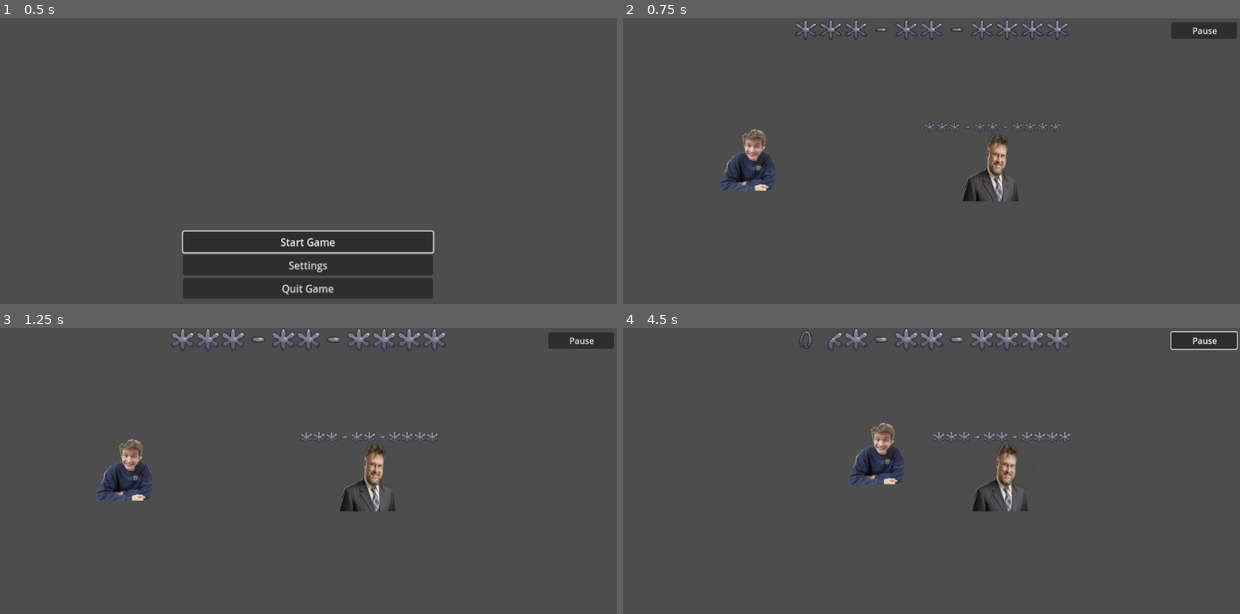
Above: before the commit, frames 1-4 (two rows, left to right).
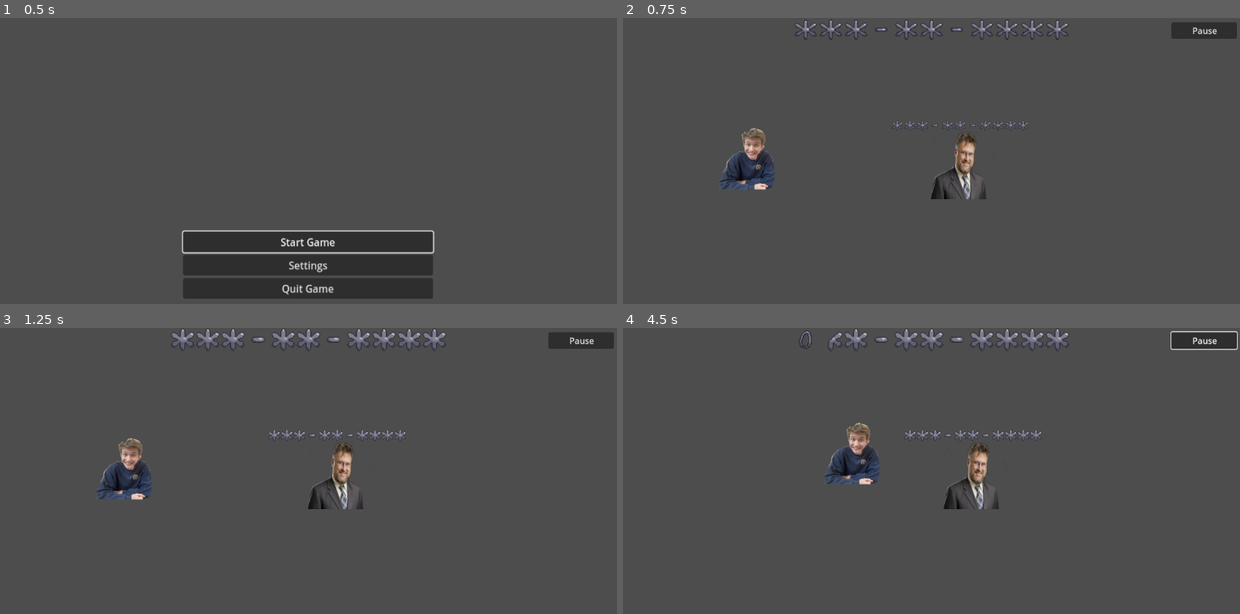
Above: after the commit, the same moments.

Repository: gabcorn/Project1-ECEN4273
Game: Godot game, scene res://Game_Logic_and_UI/main_menu.tscn
Two runs of this game, one before a commit and one after it. Both use one fixed random seed, a clock stepped at 60 frames per second and the inputs below.
Inputs:
- Up to frame 1 (0.5 s): no input
- Up to frame 2 (0.75 s): click "Start Game" at 0.5 s
- Up to frame 3 (1.25 s): no input
- Up to frame 4 (4.5 s): click "Pause" at 1.25 s; click "Return to Play" at 2 s; hold Right (Right) 2.78-4.28 s; tap Up (Up) at 3.02, 3.77 s; hold Left (Left) from 4.28 s (still down)

Frame 1 is identical in both runs. In frame 2, 1.9% of the frame differs, in the area x 15-71%, y 35-65%; in frame 3, 2.1%; in frame 4, 3.3%, in the area x 32-73%, y 33-65%.

Commit message:
Updated bullet logic (better)

Diff:
--- a/Character_Related/player_scene.tscn
+++ b/Character_Related/player_scene.tscn
@@ -9,16 +9,15 @@
 size = Vector2(100, 112)
 
 [node name="Player" type="CharacterBody2D"]
-position = Vector2(-1, 1)
 script = ExtResource("1_6n7k2")
 
 [node name="CollisionShape2D" type="CollisionShape2D" parent="."]
-position = Vector2(-3, 4)
+position = Vector2(-4, 2)
 shape = SubResource("RectangleShape2D_s8xrf")
 script = ExtResource("2_0wx1w")
 
 [node name="Sprite2D" type="Sprite2D" parent="."]
-position = Vector2(3, -9)
+position = Vector2(2, -11)
 scale = Vector2(0.922, 0.827)
 texture = ExtResource("3_hcx6r")
 
--- a/Character_Related/villain.tscn
+++ b/Character_Related/villain.tscn
@@ -5,7 +5,7 @@
 [ext_resource type="PackedScene" uid="uid://e2mcqvuxloy0" path="res://Game_Logic_and_UI/health_bar.tscn" id="3_aw7wf"]
 
 [sub_resource type="RectangleShape2D" id="RectangleShape2D_hv7tk"]
-size = Vector2(128, 128)
+size = Vector2(105, 126)
 
 [sub_resource type="GDScript" id="GDScript_7b7nk"]
 script/source = "extends CollisionShape2D
@@ -38,5 +38,6 @@
 scale = Vector2(0.5, 0.5)
 
 [node name="CollisionShape2D" type="CollisionShape2D" parent="."]
+position = Vector2(-3.5, 1)
 shape = SubResource("RectangleShape2D_hv7tk")
 script = SubResource("GDScript_7b7nk")
--- a/Character_Related/villain_logic.gd
+++ b/Character_Related/villain_logic.gd
@@ -19,7 +19,7 @@
 
 	# Get the input direction and handle the movement/deceleration.
 	# As good practice, you should replace UI actions with custom gameplay actions.
-	var dist_vec = get_parent().get_node("Player").global_position - self.global_position + Vector2(56,39)
+	var dist_vec = get_parent().get_node("Player").global_position - self.global_position + Vector2(0,0)
 	var dist = ((dist_vec.x ** 2) + (dist_vec.y ** 2)) ** .5
 	var direction = dist_vec.normalized()
 	var velocity = 0
